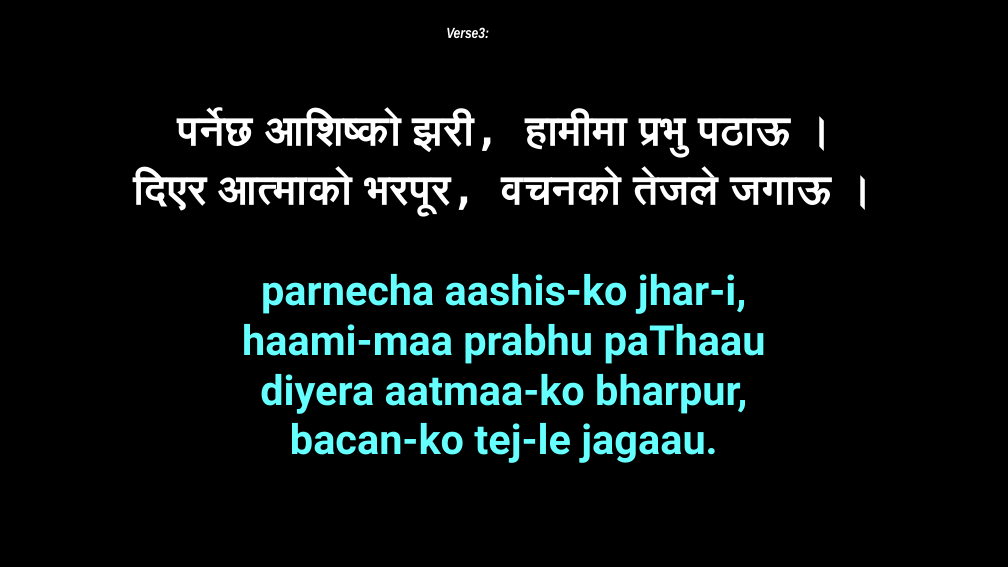
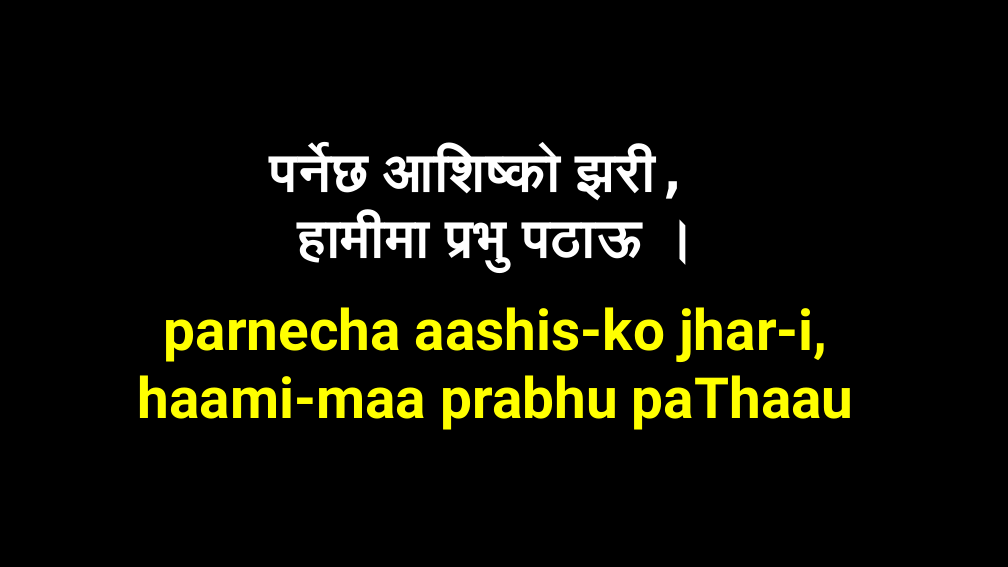
Before and after one commit to sujanay/Nepali-christian-songs-slides, a slide deck: slide 10 of Bhajan/B332 - पर्नेछ आशिष्को झरी.pptx (slide 6 before the commit). Drawn at 1008x567 pixels with LibreOffice and Linux fonts; fonts in the diff are those of the drawing. Boxes give left, top, right and bottom in pixels: in the first picture for what was removed or moved away, otherwise in the second. Text is boxed around its words. In the diff, an @@ line names an element or a change of style, - is before the commit and + after.

```diff
--- a/Bhajan/B332 - पर्नेछ आशिष्को झरी.pptx
+++ b/Bhajan/B332 - पर्नेछ आशिष्को झरी.pptx
@@ text removed at [446, 27, 489, 38] @@
-Verse3:
@@ text "पर्नेछ आशिष्को झरी,": place and size @@
-text "पर्नेछ आशिष्को झरी," at [134, 113, 832, 463]
+text "पर्नेछ आशिष्को झरी," at [138, 149, 854, 430]
@@ text at [270, 149, 689, 272]: text changed; size 40 to 52 pt @@
-पर्नेछ आशिष्को झरी, हामीमा प्रभु पठाऊ ।
-दिएर आत्माको भरपूर, वचनको तेजले जगाऊ ।
+पर्नेछ आशिष्को झरी,
+हामीमा प्रभु पठाऊ ।
@@ text at [138, 307, 854, 430]: size 39.5 to 54 pt, text colour #66FFFF to #FFFF00 in "parnecha aashis-ko jhar-i,", "haami-maa prabhu paThaau" @@
@@ text at [260, 374, 747, 463]: paragraphs removed @@
-diyera aatmaa-ko bharpur,
-bacan-ko tej-le jagaau.
```
Also in this commit, not shown: 7 other slides changed, 5 slides added, 1 slide removed, 19 other files.
